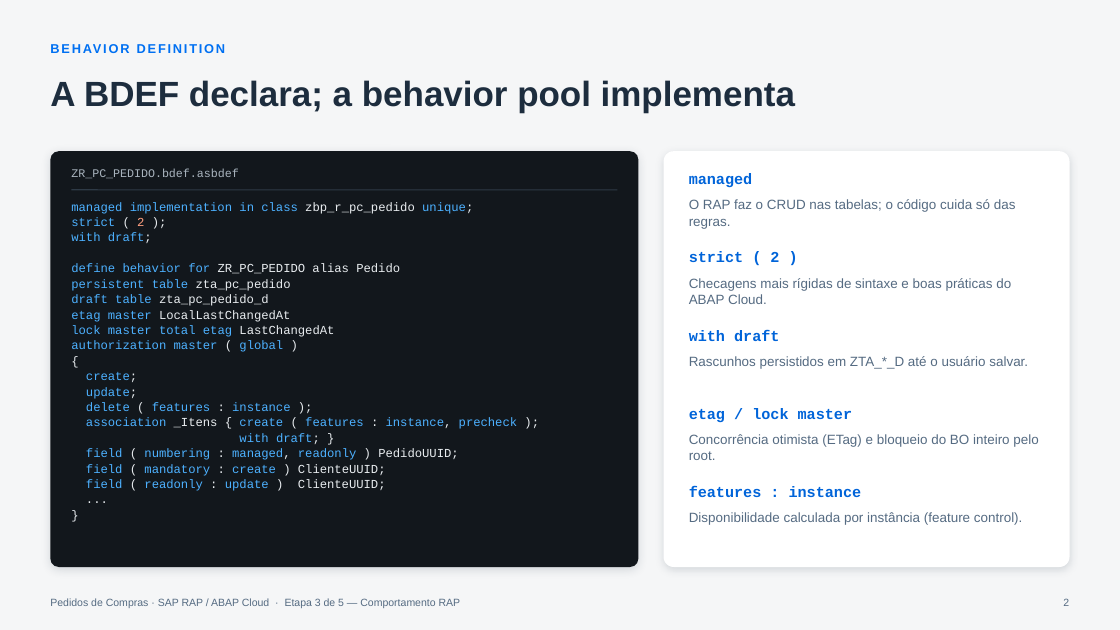
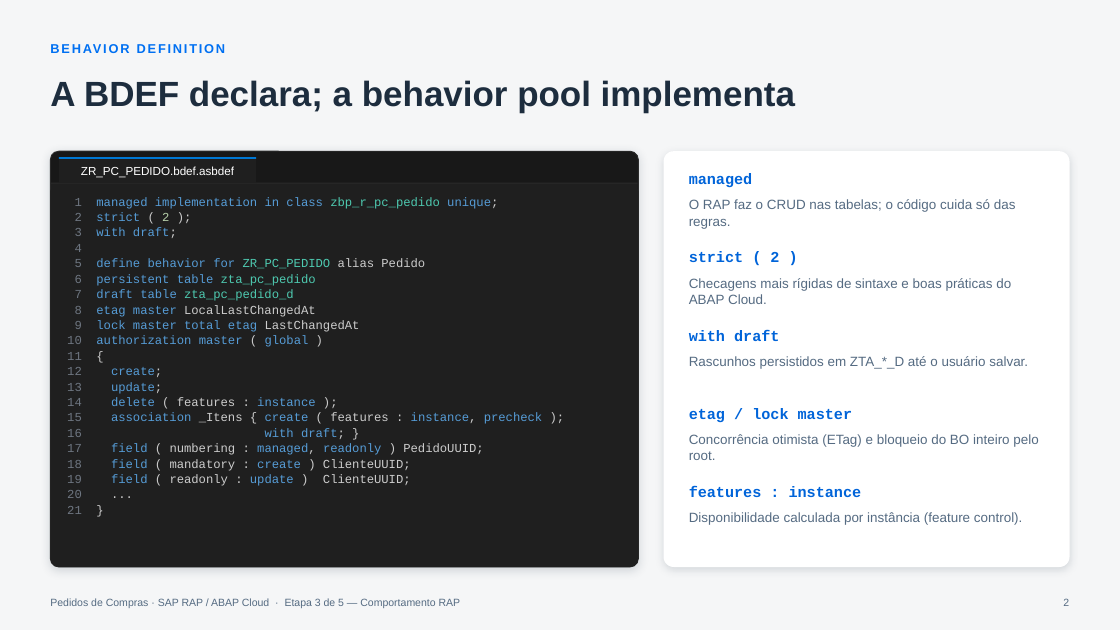
Before and after one commit to AdrianoBispo/sap-abap-rap-pedidos-de-compras-app, a slide deck: slide 2 of docs/apresentacoes/03-comportamento-rap.pptx. Drawn at 1120x630 pixels with LibreOffice and Linux fonts; fonts in the diff are those of the drawing. Boxes give left, top, right and bottom in pixels: in the first picture for what was removed or moved away, otherwise in the second. Text is boxed around its words. In the diff, an @@ line names an element or a change of style, - is before the commit and + after.

```diff
--- a/docs/apresentacoes/03-comportamento-rap.pptx
+++ b/docs/apresentacoes/03-comportamento-rap.pptx
@@ rounded rectangle at [50, 151, 639, 567]: fill #12171C to #181818; outline none to #2B2B2B 0.75 pt @@
@@ rectangle "ZR_PC_PEDIDO.bdef.asbdef": place and size @@
-rectangle "ZR_PC_PEDIDO.bdef.asbdef" at [71, 169, 238, 179]
+rectangle "ZR_PC_PEDIDO.bdef.asbdef" at [59, 158, 256, 183]
@@ rectangle "ZR_PC_PEDIDO.bdef.asbdef" at [59, 158, 256, 183]: font Courier New to Arial, text colour #A9B4BE to #FFFFFF; alignment left to centre; fill none to #1F1F1F @@
@@ line added from (59, 158) to (256, 158), #0078D4 1.5 pt @@
@@ rounded rectangle added at [50, 183, 639, 567], fill #1F1F1F @@
@@ line moved from (71, 190) - (618, 190) to (51, 183) - (638, 183) @@
@@ line (51, 183) - (638, 183): stroke #2E3A46 1 pt to #2B2B2B 0.75 pt @@
@@ rectangle added at [51, 183, 638, 196], fill #1F1F1F @@
@@ text at [75, 197, 542, 486]: text changed; text colour #4DB1FF to #569CD6 @@
-managed implementation in class zbp_r_pc_pedido unique;
-strict ( 2 );
-with draft;
-define behavior for ZR_PC_PEDIDO alias Pedido
-persistent table zta_pc_pedido
-draft table zta_pc_pedido_d
-etag master LocalLastChangedAt
-lock master total etag LastChangedAt
-authorization master ( global )
-{
-create;
-update;
-delete ( features : instance );
-association _Itens { create ( features : instance, precheck );
-with draft; }
-field ( numbering : managed, readonly ) PedidoUUID;
-field ( mandatory : create ) ClienteUUID;
-field ( readonly : update ) ClienteUUID;
-...
-}
+1 managed implementation in class zbp_r_pc_pedido unique;
+2 strict ( 2 );
+3 with draft;
+4
+5 define behavior for ZR_PC_PEDIDO alias Pedido
+6 persistent table zta_pc_pedido
+7 draft table zta_pc_pedido_d
+8 etag master LocalLastChangedAt
+9 lock master total etag LastChangedAt
+10 authorization master ( global )
+11 {
+12 create;
+13 update;
+14 delete ( features : instance );
+15 association _Itens { create ( features : instance, precheck );
+16 with draft; }
+17 field ( numbering : managed, readonly ) PedidoUUID;
+18 field ( mandatory : create ) ClienteUUID;
+19 field ( readonly : update ) ClienteUUID;
+20 ...
+21 }
```
Also in this commit, not shown: 5 other slides changed, 4 other files.
